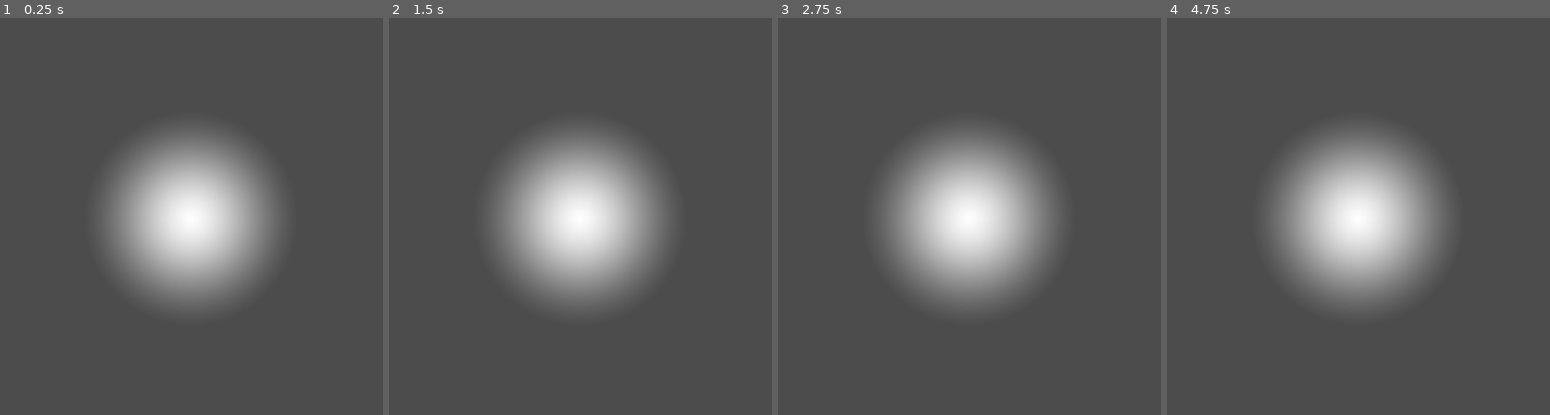
Above: before the commit, frames 1-4 (left to right).
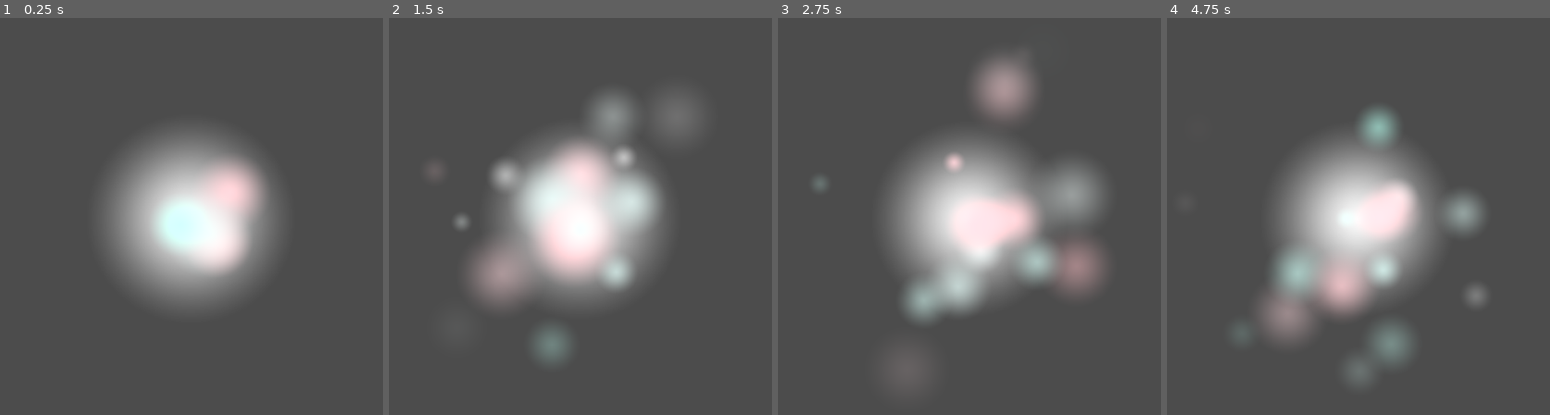
Above: after the commit, the same moments.

Repository: snowbillr/toy-controller
Game: Godot game, scene res://Main.tscn
Same seed, same stepped clock (60 frames per second), same inputs: the game is played once before the commit and once after it.
Inputs:
- Up to frame 1 (0.25 s): no input
- Up to frame 2 (1.5 s): no input
- Up to frame 3 (2.75 s): no input
- Up to frame 4 (4.75 s): no input

The runs differ from the first frame. In frame 1, 3.5% of the frame differs, in the area x 42-69%, y 36-64%; in frame 2, 9.3%, in the area x 11-79%, y 19-87%; in frame 3, 9.2%; in frame 4, 7.7%.

Commit message:
cursor movement

Diff:
--- a/Main.gd
+++ b/Main.gd
@@ -3,7 +3,9 @@
 onready var audio_stream_player: AudioStreamPlayer = $AudioStreamPlayer
 onready var icon: Sprite = $Icon
 onready var screen_flash: ColorRect = $ScreenFlash
-onready var cursor: Sprite = $Cursor
+onready var cursor: KinematicBody2D = $Cursor
+
+var cursor_velocity = Vector2.ZERO
 
 var soundpacks = {
 	ButtonType.X: preload("res://assets/sound_packs/x.tres"),
@@ -17,9 +19,6 @@
 			OS.window_fullscreen = !OS.window_fullscreen
 
 func _process(delta):
-	var velocity = Input.get_vector("move_left", "move_right", "move_up", "move_down")
-	cursor.position += velocity * 15
-
 	var button_type = null
 
 	if (Input.is_action_just_pressed("circle")):
@@ -36,6 +35,11 @@
 		icon.show_icon(button_type)
 		screen_flash.flash(button_type)
 
+func _physics_process(delta):
+	var input_velocity = Input.get_vector("move_left", "move_right", "move_up", "move_down")
+	cursor_velocity = cursor.move_and_slide(input_velocity * 625)
+
+
 func _play_sound(button):
 	audio_stream_player.stream = soundpacks[button].pick()
 	audio_stream_player.play()
--- a/Main.tscn
+++ b/Main.tscn
@@ -231,6 +231,78 @@
 "times": PoolRealArray( 0, 0.6, 1 )
 }
 
+[sub_resource type="Gradient" id=20]
+colors = PoolColorArray( 1, 1, 1, 1, 1, 1, 1, 0 )
+
+[sub_resource type="GradientTexture" id=21]
+gradient = SubResource( 20 )
+
+[sub_resource type="ParticlesMaterial" id=19]
+flag_disable_z = true
+direction = Vector3( 1, 1, 0 )
+spread = 180.0
+gravity = Vector3( 0, 0, 0 )
+initial_velocity = 270.53
+orbit_velocity = 0.0
+orbit_velocity_random = 0.0
+damping = 26.09
+scale = 0.1
+scale_random = 0.4
+color_ramp = SubResource( 21 )
+hue_variation = 0.03
+hue_variation_random = 1.0
+
+[sub_resource type="Animation" id=22]
+length = 0.001
+tracks/0/type = "bezier"
+tracks/0/path = NodePath(".:scale:x")
+tracks/0/interp = 1
+tracks/0/loop_wrap = true
+tracks/0/imported = false
+tracks/0/enabled = true
+tracks/0/keys = {
+"points": PoolRealArray( 1, -0.25, 0, 0.25, 0 ),
+"times": PoolRealArray( 0 )
+}
+tracks/1/type = "bezier"
+tracks/1/path = NodePath(".:scale:y")
+tracks/1/interp = 1
+tracks/1/loop_wrap = true
+tracks/1/imported = false
+tracks/1/enabled = true
+tracks/1/keys = {
+"points": PoolRealArray( 1, -0.25, 0, 0.25, 0 ),
+"times": PoolRealArray( 0 )
+}
+
+[sub_resource type="Animation" id=23]
+resource_name = "pulse"
+length = 2.0
+loop = true
+tracks/0/type = "bezier"
+tracks/0/path = NodePath(".:scale:x")
+tracks/0/interp = 1
+tracks/0/loop_wrap = true
+tracks/0/imported = false
+tracks/0/enabled = true
+tracks/0/keys = {
+"points": PoolRealArray( 1, -0.25, 0, 0.25, 0, 0.9, -0.25, 0, 0.25, 0, 1, -0.25, 0, 0.25, 0 ),
+"times": PoolRealArray( 0, 1, 2 )
+}
+tracks/1/type = "bezier"
+tracks/1/path = NodePath(".:scale:y")
+tracks/1/interp = 1
+tracks/1/loop_wrap = true
+tracks/1/imported = false
+tracks/1/enabled = true
+tracks/1/keys = {
+"points": PoolRealArray( 1, -0.25, 0, 0.25, 0, 0.9, -0.25, 0, 0.25, 0, 1, -0.25, 0, 0.25, 0 ),
+"times": PoolRealArray( 0, 1, 2 )
+}
+
+[sub_resource type="CircleShape2D" id=24]
+radius = 60.0
+
 [node name="Main" type="Node2D"]
 script = ExtResource( 1 )
 
@@ -262,6 +334,22 @@
 anims/RESET = SubResource( 13 )
 anims/show = SubResource( 14 )
 
-[node name="Cursor" type="Sprite" parent="."]
+[node name="Cursor" type="KinematicBody2D" parent="."]
 position = Vector2( 512, 300 )
+
+[node name="Sprite" type="Sprite" parent="Cursor"]
 texture = ExtResource( 3 )
+
+[node name="Particles2D" type="Particles2D" parent="Cursor/Sprite"]
+amount = 16
+local_coords = false
+process_material = SubResource( 19 )
+texture = ExtResource( 3 )
+
+[node name="AnimationPlayer" type="AnimationPlayer" parent="Cursor/Sprite"]
+autoplay = "pulse"
+anims/RESET = SubResource( 22 )
+anims/pulse = SubResource( 23 )
+
+[node name="CollisionShape2D" type="CollisionShape2D" parent="Cursor"]
+shape = SubResource( 24 )
--- a/project.godot
+++ b/project.godot
@@ -93,5 +93,4 @@
 
 [rendering]
 
-quality/driver/driver_name="GLES2"
 environment/default_environment="res://default_env.tres"
Not shown: 1 places in Main.tscn that only renumber resources
